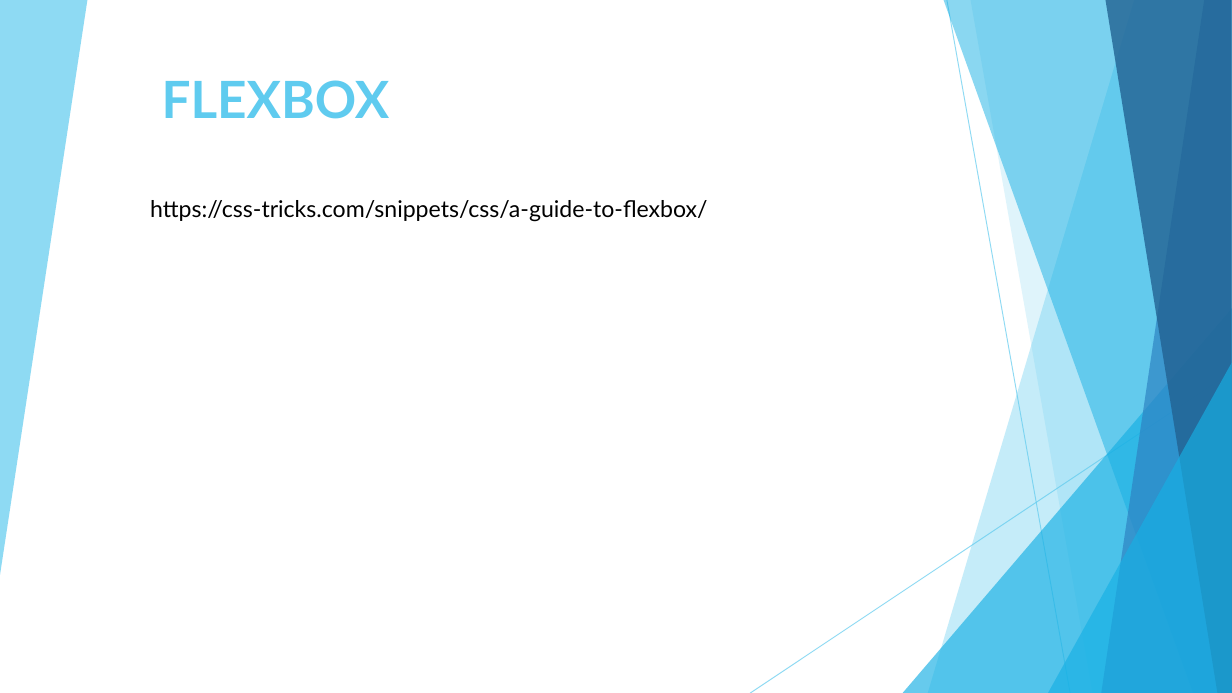
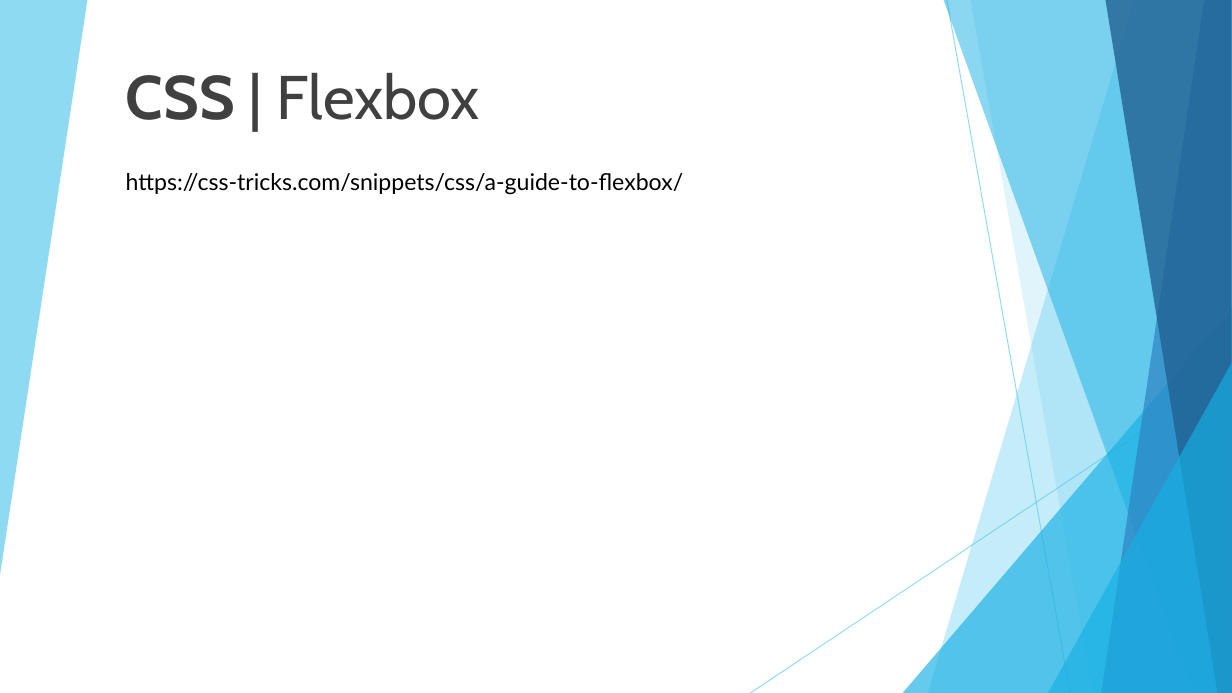
Before and after one commit to 01Primo/slides, a slide deck: slide 51 of 05_CSS.pptx. Drawn at 1232x693 pixels with LibreOffice and Linux fonts; fonts in the diff are those of the drawing. Boxes give left, top, right and bottom in pixels: in the first picture for what was removed or moved away, otherwise in the second. Text is boxed around its words. In the diff, an @@ line names an element or a change of style, - is before the commit and + after.

Commit message:
refactor slide style

```diff
--- a/05_CSS.pptx
+++ b/05_CSS.pptx
@@ title at bbox=[126, 73, 480, 120]: text changed; size 40 to 48 pt; font Lato to Cabin; text colour #5FCBEF to #404040; bold off @@
-FLEXBOX
+CSS | Flexbox
@@ text "https://css-tricks.com/snippets/css/a-guide-to-flexbox/": place and size @@
-text "https://css-tricks.com/snippets/css/a-guide-to-flexbox/" at bbox=[150, 200, 708, 222]
+text "https://css-tricks.com/snippets/css/a-guide-to-flexbox/" at bbox=[126, 173, 684, 195]
@@ text "https://css-tricks.com/snippets/css/a-guide-to-flexbox/" at bbox=[126, 173, 684, 195]: less space between paragraphs @@
```
Also in this commit, not shown: 1 slide removed.
